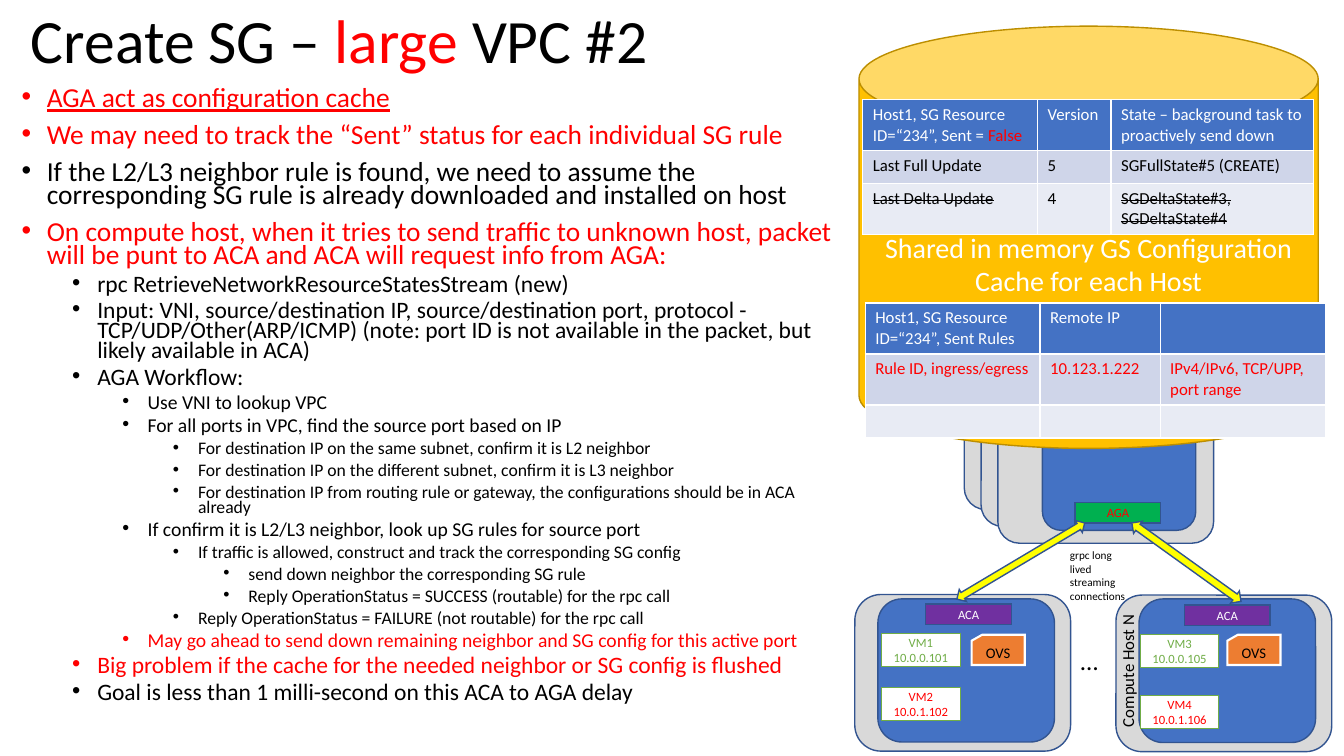
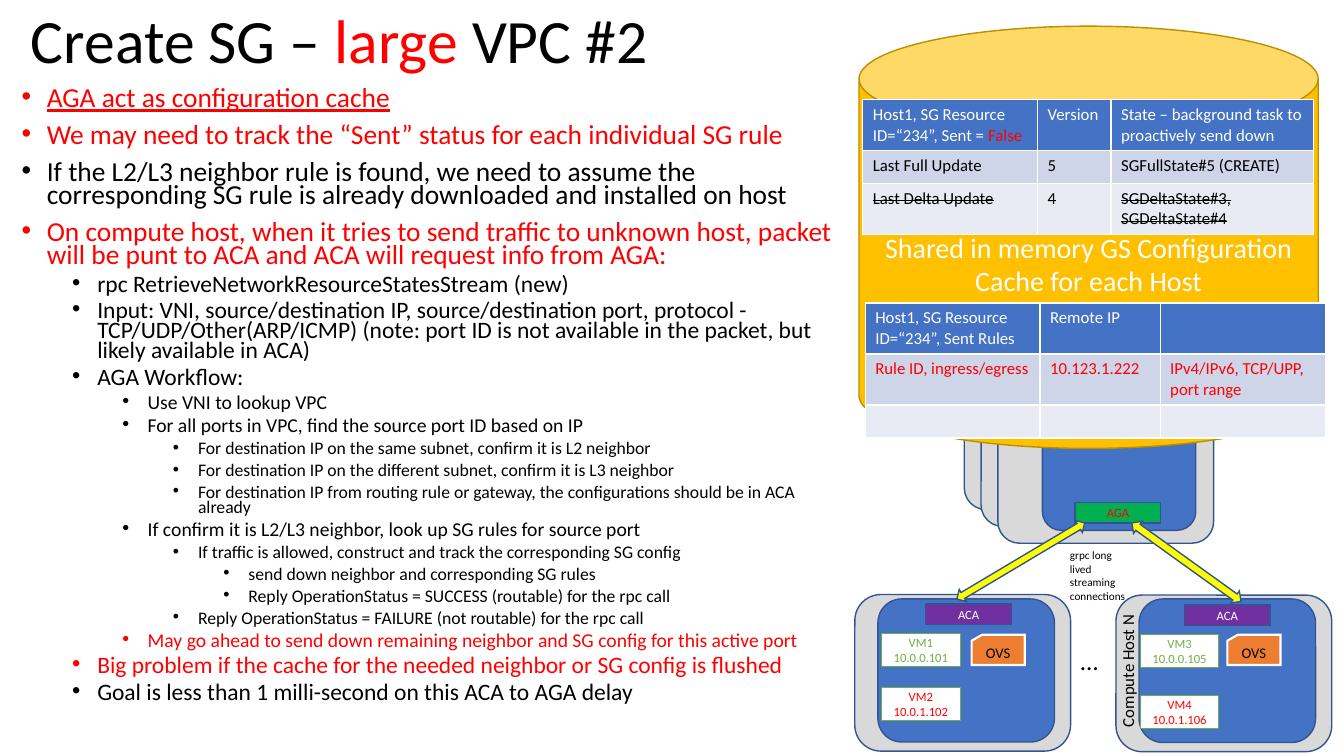
Before and after one commit to futurewei-cloud/alcor, a slide deck: slide 17 of docs/modules/ROOT/pages/alcor_agents/AGA_design.pptx. Drawn at 1344x756 pixels with LibreOffice and Linux fonts; fonts in the diff are those of the drawing. Boxes give left, top, right and bottom in pixels: in the first picture for what was removed or moved away, otherwise in the second. Text is boxed around its words. In the diff, an @@ line names an element or a change of style, - is before the commit and + after.

```diff
--- a/docs/modules/ROOT/pages/alcor_agents/AGA_design.pptx
+++ b/docs/modules/ROOT/pages/alcor_agents/AGA_design.pptx
@@ text at (148,418,583,435): text changed @@
-    • For all ports in VPC, find the source port based on IP
+    • For all ports in VPC, find the source port ID based on IP
@@ text at (248,567,596,583): text changed @@
-        • send down neighbor the corresponding SG rule
+        • send down neighbor and corresponding SG rules
```
Also in this commit, not shown: 1 other file.
